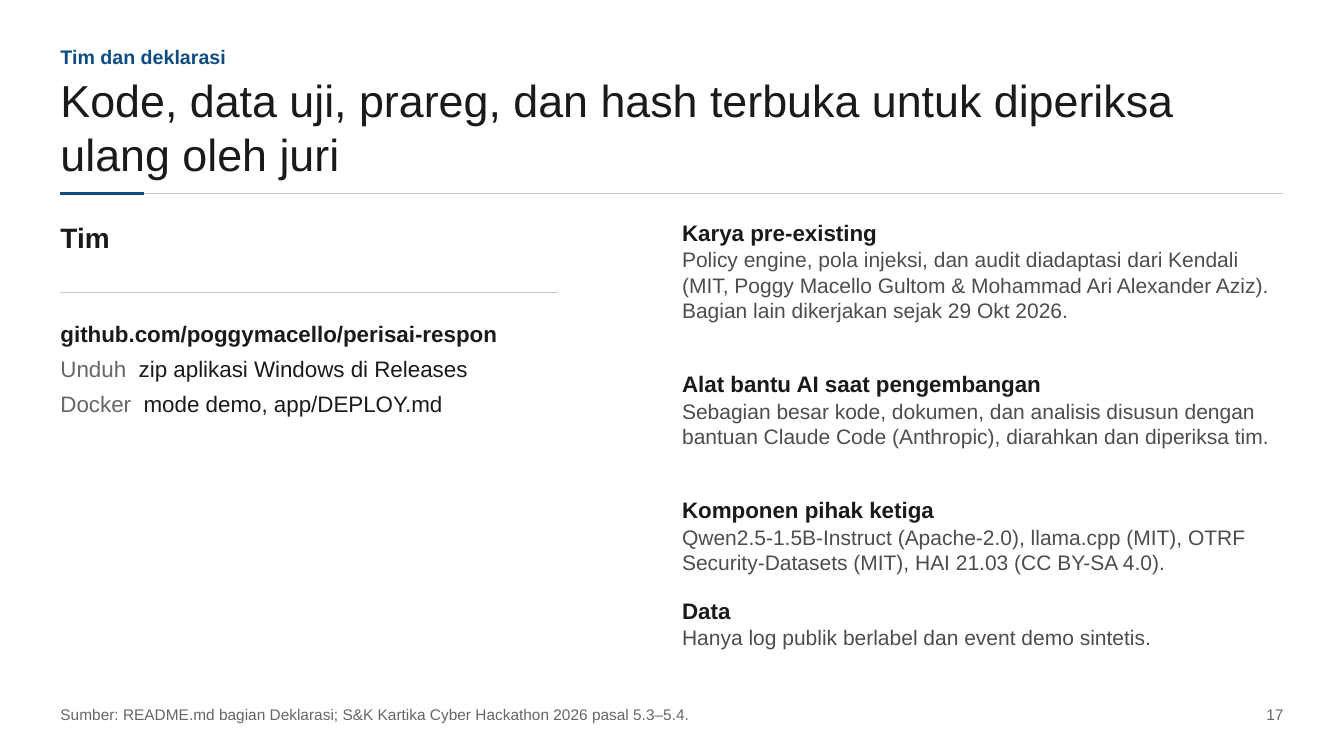
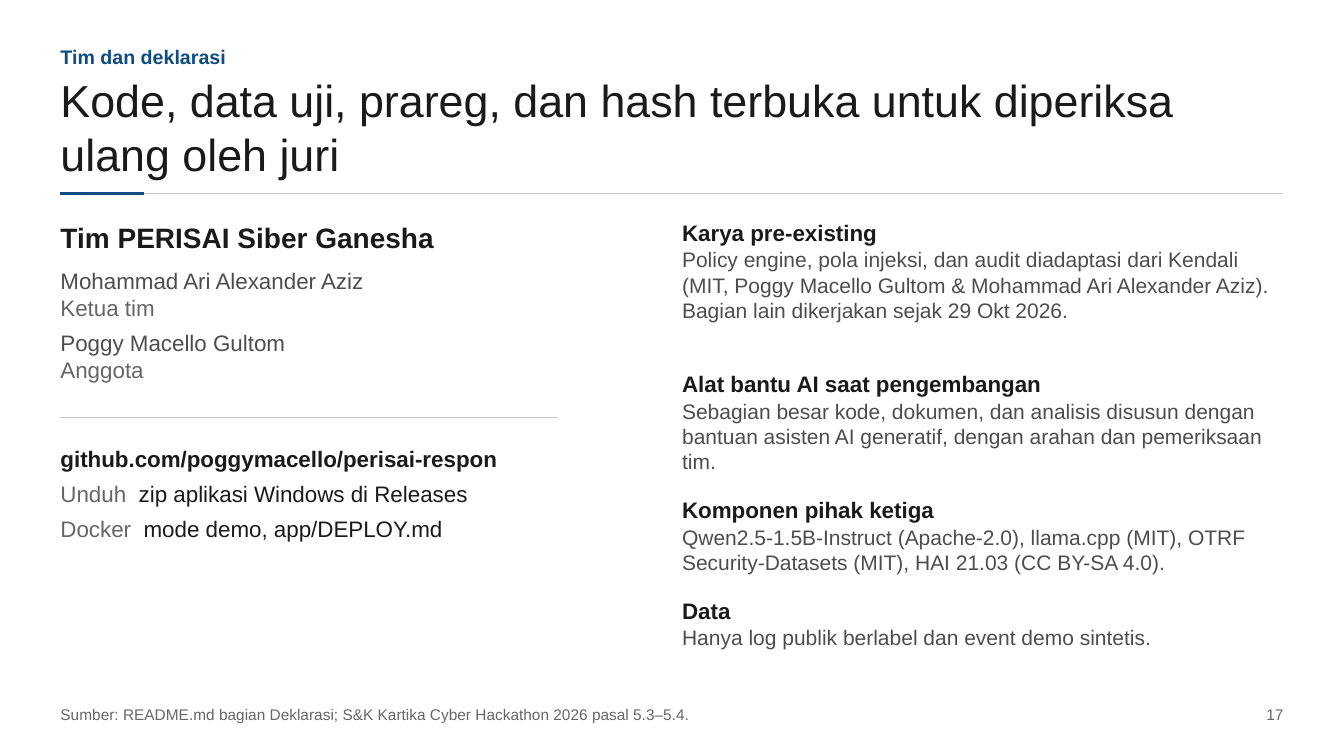
Before and after one commit to poggymacello/perisai-respon, a slide deck: slide 17 of aset_kirim/slide/PERISAI-RESPON_Slide_Teknis.pptx. Drawn at 1344x756 pixels with LibreOffice and Linux fonts; fonts in the diff are those of the drawing. Boxes give left, top, right and bottom in pixels: in the first picture for what was removed or moved away, otherwise in the second. Text is boxed around its words. In the diff, an @@ line names an element or a change of style, - is before the commit and + after.

Commit message:
Isi data tim, deklarasi AI tanpa nama produk, hapus draf slide lama
- Tim PERISAI Siber Ganesha (ketua Mohammad Ari Alexander Aziz, anggota Poggy Macello Gultom) di proposal dan slide
- Deklarasi alat bantu AI di README, slide, dan halaman Tentang aplikasi ditulis generik
- Draf slide beamer lama yang masih berisi placeholder dihapus; dek di aset_kirim/slide menggantikannya

```diff
--- a/aset_kirim/slide/PERISAI-RESPON_Slide_Teknis.pptx
+++ b/aset_kirim/slide/PERISAI-RESPON_Slide_Teknis.pptx
@@ text at (60,227,433,249): text changed @@
-Tim
+Tim PERISAI Siber Ganesha
@@ text added at (60,273,363,316), 16 pt, text #4D4D4D @@
+Mohammad Ari Alexander Aziz
+Ketua tim
@@ text added at (60,335,285,383), 16 pt, text #4D4D4D @@
+Poggy Macello Gultom
+Anggota
@@ line moved from (60, 292) - (559, 292) to (60, 417) - (559, 417) @@
@@ text at (682,404,1262,469): text changed @@
-Sebagian besar kode, dokumen, dan analisis disusun dengan bantuan Claude Code (Anthropic), diarahkan dan diperiksa tim.
+Sebagian besar kode, dokumen, dan analisis disusun dengan bantuan asisten AI generatif, dengan arahan dan pemeriksaan tim.
@@ text "github.com/poggymacello/perisai-respon": place and size @@
-text "github.com/poggymacello/perisai-respon" at (60,325,496,417)
+text "github.com/poggymacello/perisai-respon" at (60,450,496,542)
```
Also in this commit, not shown: 1 other slide changed, 9 other files.
